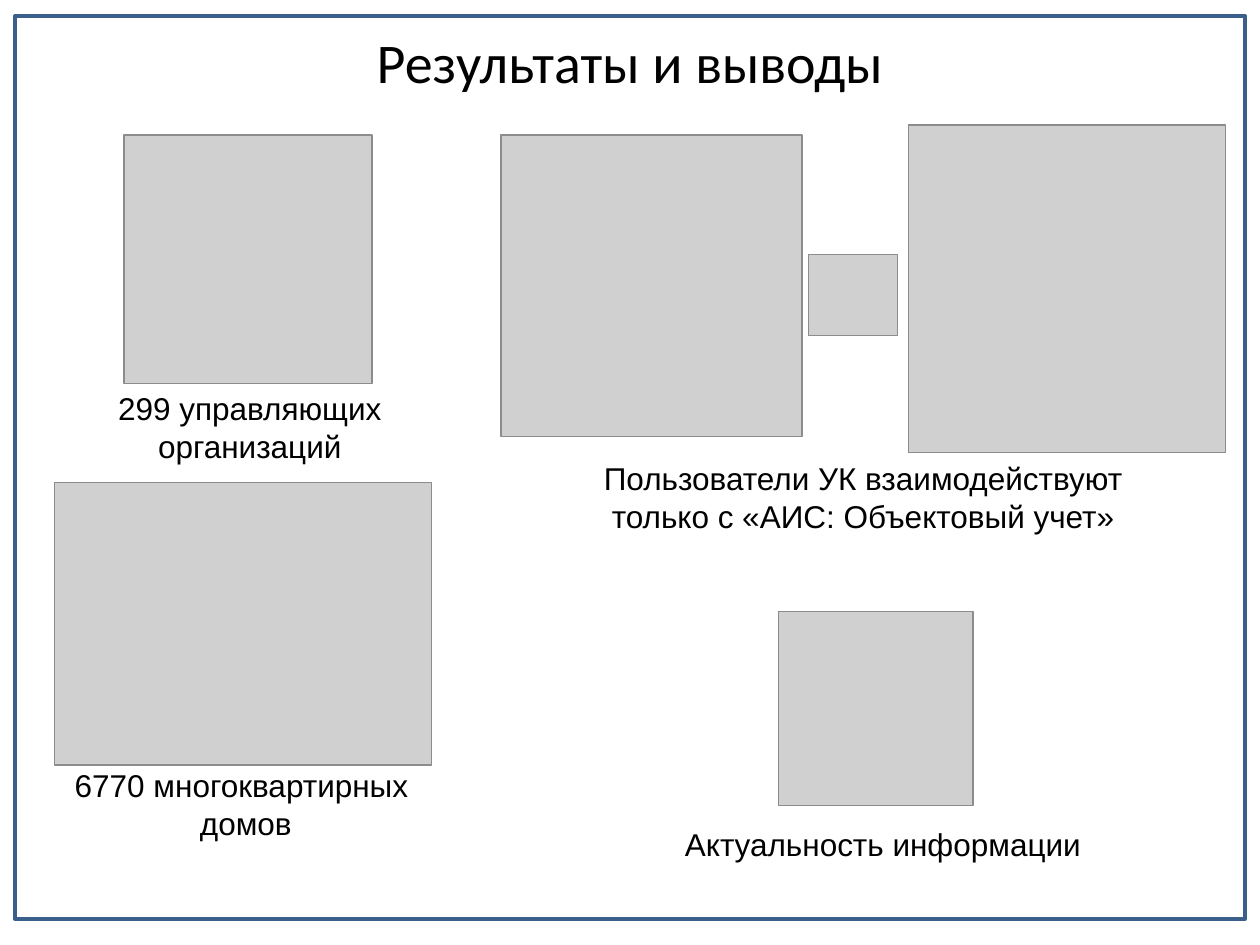
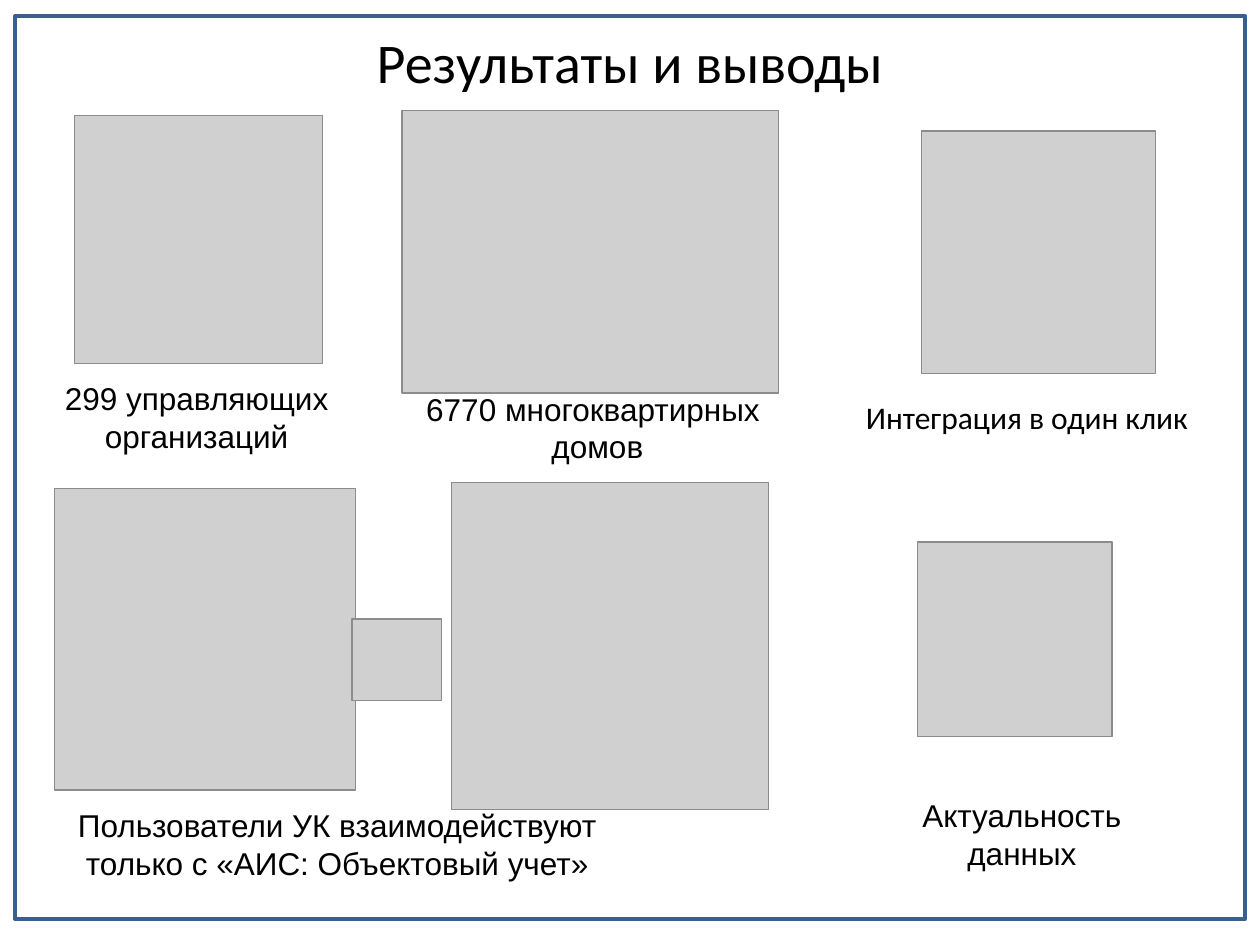
Before and after one commit to Alexeyyy/Diploma_doc, a slide deck: slide 19 of Презентация/Боевая/Подсистема_интеграции_4.pptx. Drawn at 1260x945 pixels with LibreOffice and Linux fonts; fonts in the diff are those of the drawing; grey boxes stand for pictures. Boxes give left, top, right and bottom in pixels: in the first picture for what was removed or moved away, otherwise in the second. Text is boxed around its words. In the diff, an @@ line names an element or a change of style, - is before the commit and + after.

```diff
--- a/Презентация/Боевая/Подсистема_интеграции_4.pptx
+++ b/Презентация/Боевая/Подсистема_интеграции_4.pptx
@@ picture: place and size @@
-picture at [123, 135, 372, 383]
+picture at [74, 116, 323, 364]
@@ picture: place and size @@
-picture at [54, 483, 431, 765]
+picture at [402, 111, 779, 393]
@@ picture added at [922, 131, 1157, 373] @@
@@ text "299 управляющих": place and size @@
-text "299 управляющих" at [118, 398, 381, 464]
+text "299 управляющих" at [65, 388, 328, 454]
@@ text "6770 многоквартирных": place and size @@
-text "6770 многоквартирных" at [75, 775, 408, 841]
+text "6770 многоквартирных" at [426, 399, 760, 464]
@@ text added at [866, 408, 1187, 435], 18 pt, text #000000 @@
+Интеграция в один клик
@@ picture: place and size @@
-picture at [501, 135, 803, 436]
+picture at [54, 489, 355, 790]
@@ picture: place and size @@
-picture at [908, 125, 1226, 452]
+picture at [451, 483, 769, 810]
@@ picture: place and size @@
-picture at [779, 611, 973, 805]
+picture at [917, 542, 1111, 736]
@@ picture: place and size @@
-picture at [809, 255, 898, 336]
+picture at [353, 619, 442, 701]
@@ text "Пользователи УК взаимодействуют только с ...": place and size @@
-text "Пользователи УК взаимодействуют только с ..." at [604, 466, 1122, 534]
+text "Пользователи УК взаимодействуют только с ..." at [78, 813, 596, 881]
@@ text at [922, 805, 1121, 871]: text changed @@
-Актуальность информации
+Актуальность
+данных
```
Also in this commit, not shown: 2 other slides changed, 1 other file.
